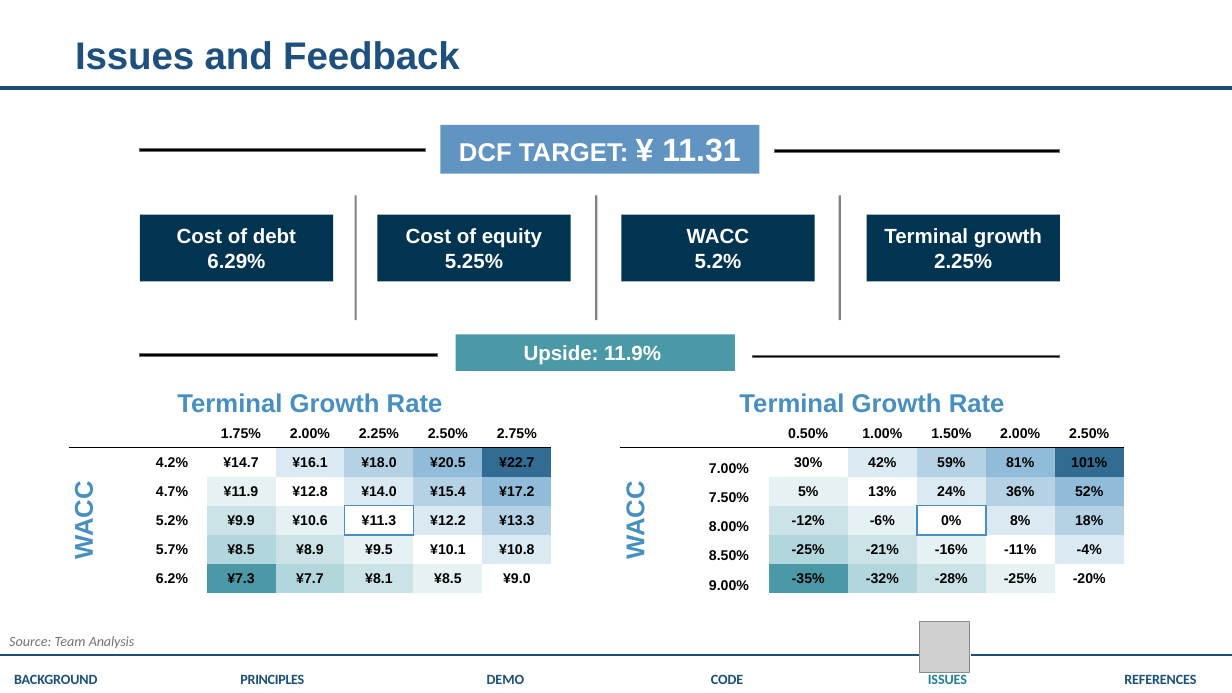
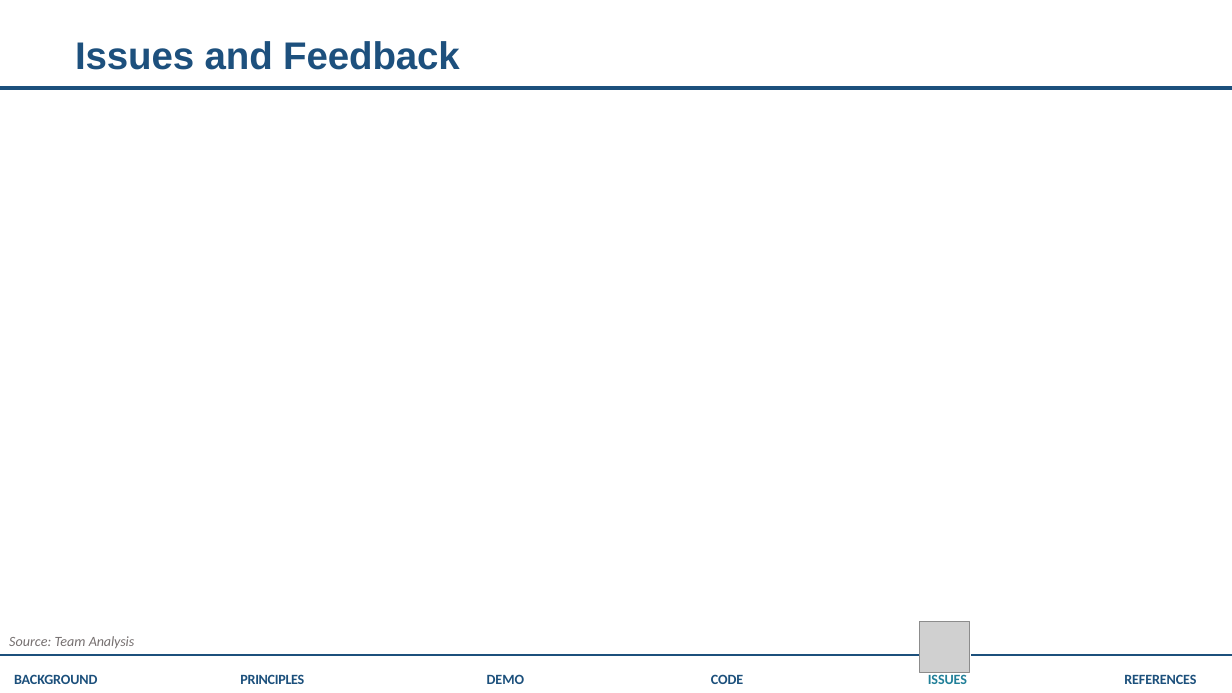
Before and after one commit to zeron-G/Rust-Developer-Test-Assignment_StableSwap-Implementation, a slide deck: slide 8 of swap.pptx. Drawn at 1232x693 pixels with LibreOffice and Linux fonts; fonts in the diff are those of the drawing; grey boxes stand for pictures. Boxes give left, top, right and bottom in pixels: in the first picture for what was removed or moved away, otherwise in the second. Text is boxed around its words. In the diff, an @@ line names an element or a change of style, - is before the commit and + after.

```diff
--- a/swap.pptx
+++ b/swap.pptx
@@ rectangle removed at [140,149,425,152] @@
@@ rectangle removed at [441,125,760,174] @@
-DCF TARGET: ¥ 11.31
@@ rectangle removed at [775,150,1060,152] @@
@@ rectangle removed at [354,195,356,320] @@
@@ rectangle removed at [596,195,598,320] @@
@@ rectangle removed at [839,195,841,320] @@
@@ rectangle removed at [140,214,333,281] @@
-Cost of debt
-6.29%
@@ rectangle removed at [377,214,570,281] @@
-Cost of equity
-5.25%
@@ rectangle removed at [621,214,814,281] @@
-WACC
-5.2%
@@ rectangle removed at [867,214,1060,281] @@
-Terminal growth
-2.25%
@@ rectangle removed at [140,354,437,357] @@
@@ rectangle removed at [456,335,735,371] @@
-Upside: 11.9%
@@ rectangle removed at [753,356,1060,359] @@
@@ table removed at [68,386,1128,594], 7 rows, 15 columns @@
-Terminal Growth Rate |  |  |  |  |  |  |  | Terminal Growth Rate |  |  |  |  |  | 
- |  | 1.75% | 2.00% | 2.25% | 2.50% | 2.75% |  |  |  | 0.50% | 1.00% | 1.50% | 2.00% | 2.50%
-WACC | 4.2% | ¥14.7 | ¥16.1 | ¥18.0 | ¥20.5 | ¥22.7 |  | WACC | 7.00% | 30% | 42% | 59% | 81% | 101%
- | 4.7% | ¥11.9 | ¥12.8 | ¥14.0 | ¥15.4 | ¥17.2 |  |  | 7.50% | 5% | 13% | 24% | 36% | 52%
- | 5.2% | ¥9.9 | ¥10.6 | ¥11.3 | ¥12.2 | ¥13.3 |  |  | 8.00% | -12% | -6% | 0% | 8% | 18%
- | 5.7% | ¥8.5 | ¥8.9 | ¥9.5 | ¥10.1 | ¥10.8 |  |  | 8.50% | -25% | -21% | -16% | -11% | -4%
- | 6.2% | ¥7.3 | ¥7.7 | ¥8.1 | ¥8.5 | ¥9.0 |  |  | 9.00% | -35% | -32% | -28% | -25% | -20%
```
Also in this commit, not shown: 2 other slides changed, 1 slide added, 1 slide removed, 1 other file.
